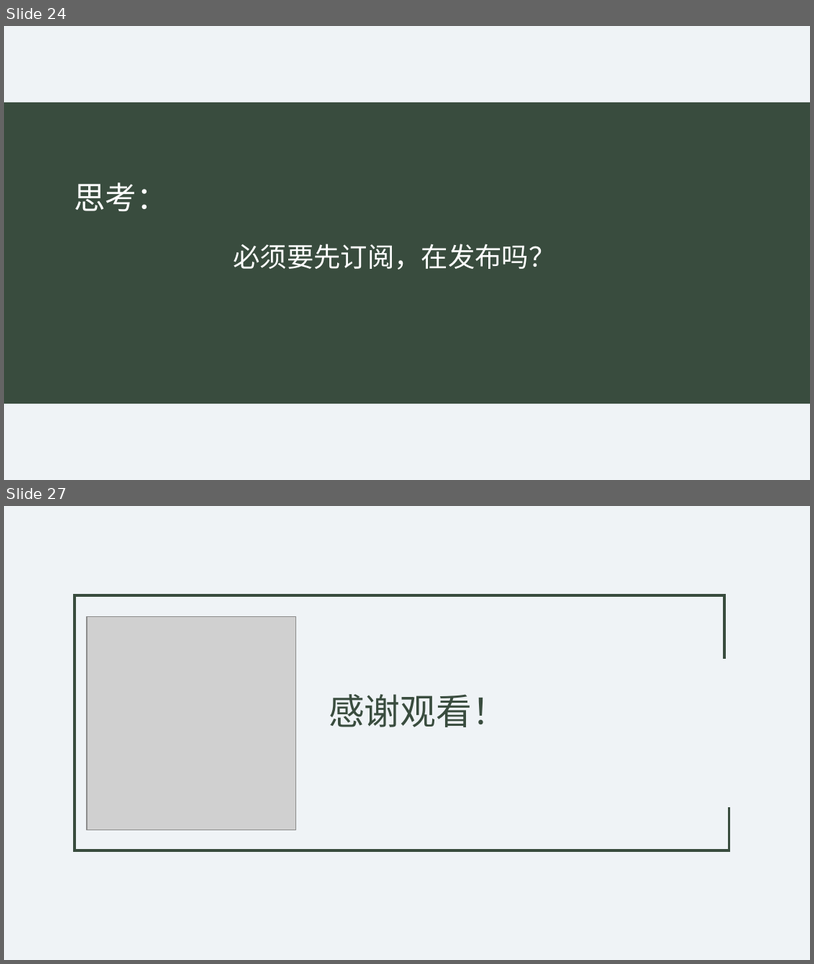
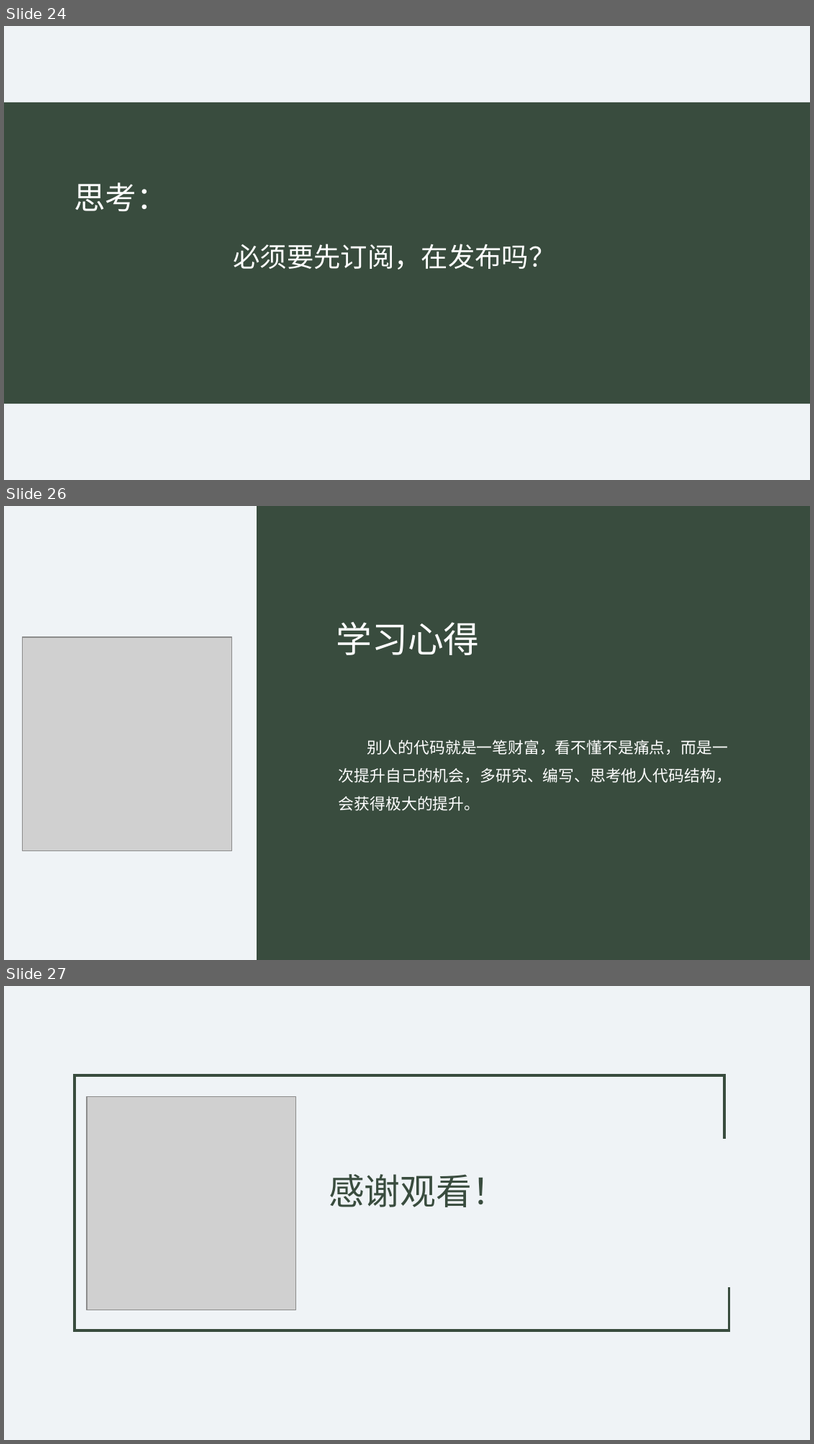
Before and after one commit to HTML-Worker/Design_Pattern_Sharing, a slide deck: doc/设计模式.pptx. Shown one above the other, each under a label of ours: slides 24 and 27 before the commit, slides 24, 26 and 27 after it; the slides between them are not shown. The pictures are 814x964 and 814x1444 pixels, drawn with LibreOffice and Linux fonts; fonts in the diff are those of the drawing; grey boxes stand for pictures. Boxes give left, top, right and bottom in pixels: in the first picture for what was removed or moved away, otherwise in the second. Text is boxed around its words. In the diff, an @@ line names an element or a change of style, - is before the commit and + after.

Commit message:
更改ppt内容和部分代码

```diff
--- a/doc/设计模式.pptx
+++ b/doc/设计模式.pptx
@@ slide 26 added at <box>4,506,810,960</box>, background #EFF3F6 @@
@@ rectangle added at <box>257,506,810,959</box>, fill #394C3E @@
@@ text added at <box>337,622,480,655</box>, 32 pt, text #FFFFFF @@
+学习心得
@@ picture added at <box>23,638,232,850</box> @@
@@ text added at <box>339,739,732,811</box>, 14 pt, text #FFFFFF @@
+别人的代码就是一笔财富，看不懂不是痛点，而是一次提升自己的机会，多研究、编写、思考他人代码结构，会获得极大的提升。
```
Also in this commit, not shown: 4 slides changed, 1 slide removed, 1 other file.
